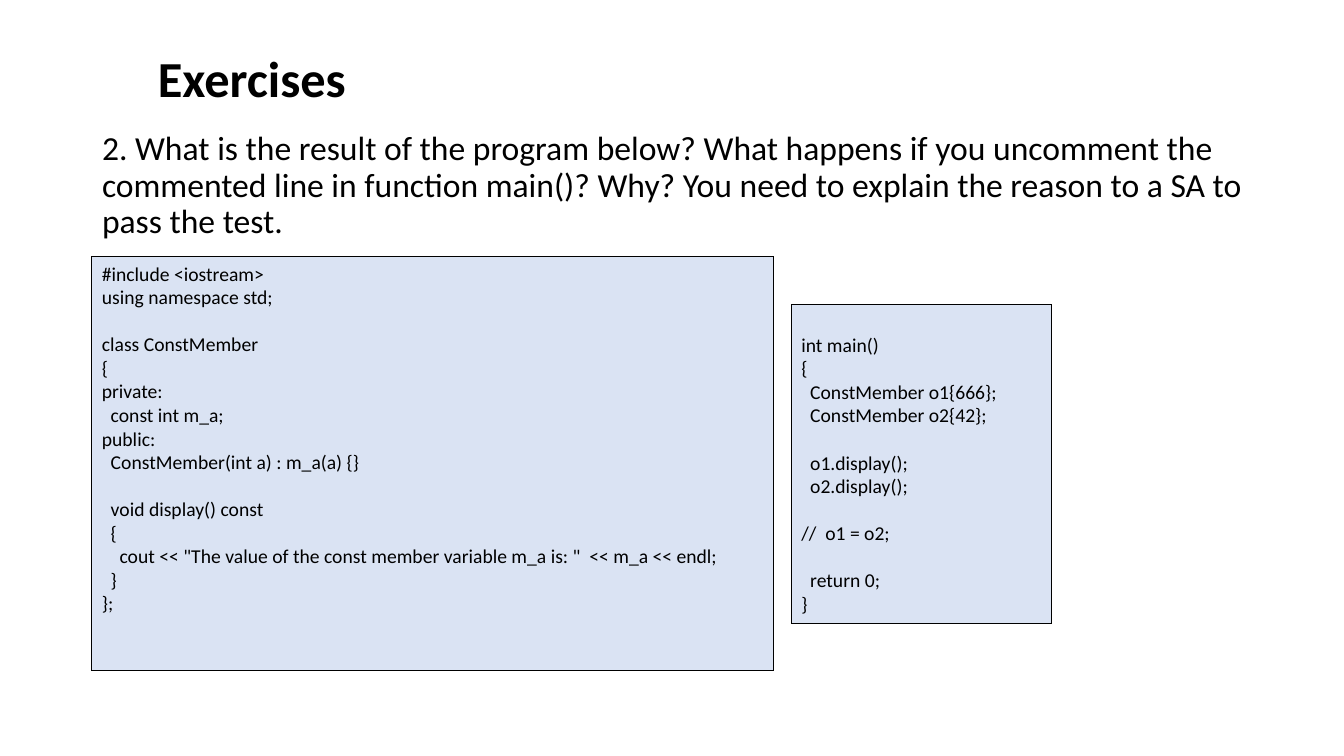
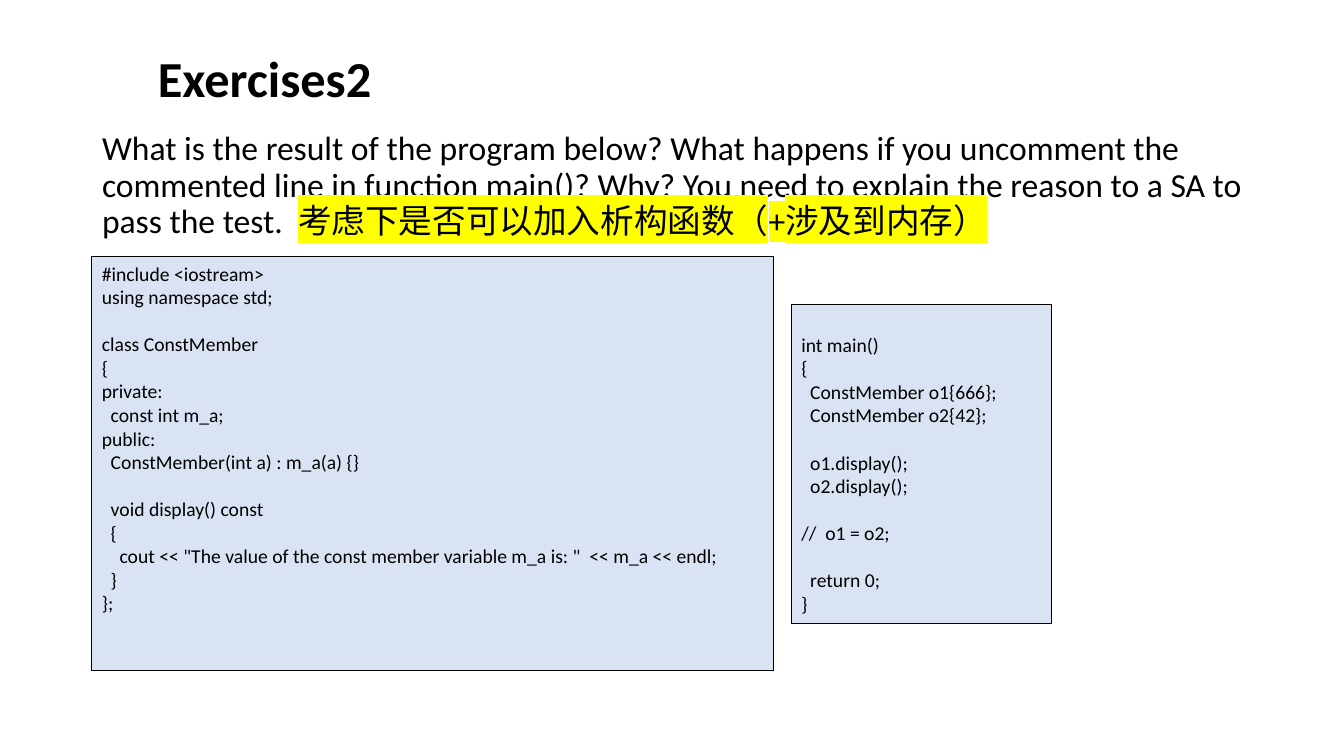
Before and after one commit to ShiqiYu/CPP, a slide deck: slide 21 of week09/Lab09.pptx (slide 18 before the commit). Drawn at 1344x756 pixels with LibreOffice and Linux fonts; fonts in the diff are those of the drawing; background and template pictures are left out. Boxes give left, top, right and bottom in pixels: in the first picture for what was removed or moved away, otherwise in the second. Text is boxed around its words. In the diff, an @@ line names an element or a change of style, - is before the commit and + after.

```diff
--- a/week09/Lab09.pptx
+++ b/week09/Lab09.pptx
@@ text at <box>158,61,371,98</box>: text changed @@
-Exercises
+Exercises2
@@ text at <box>102,136,1242,242</box>: text changed @@
-2. What is the result of the program below? What happens if you uncomment the commented line in function main()? Why? You need to explain the reason to a SA to pass the test.
+What is the result of the program below? What happens if you uncomment the commented line in function main()? Why? You need to explain the reason to a SA to pass the test. 考虑下是否可以加入析构函数（+涉及到内存）
```
Also in this commit, not shown: 11 other slides changed, 3 slides added, 3 other files.
